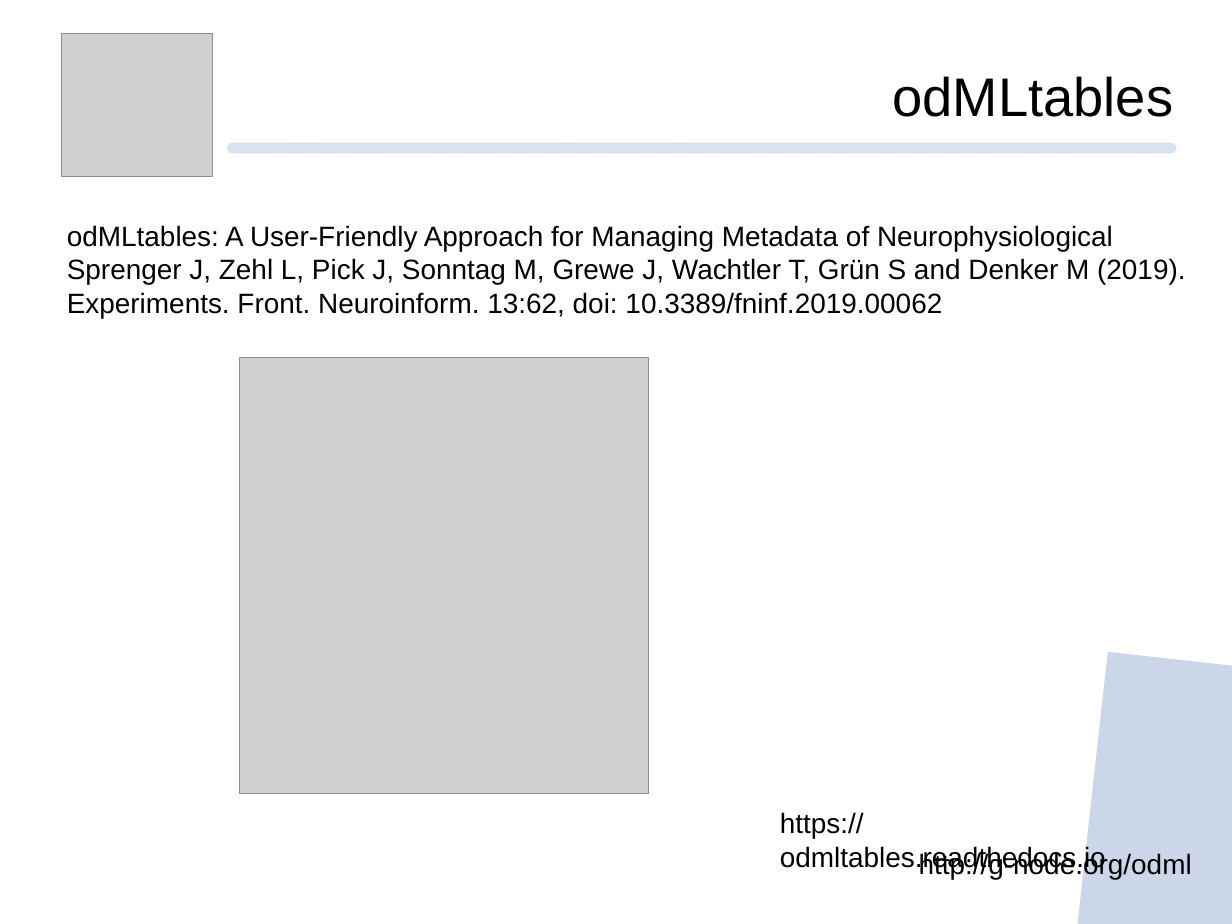
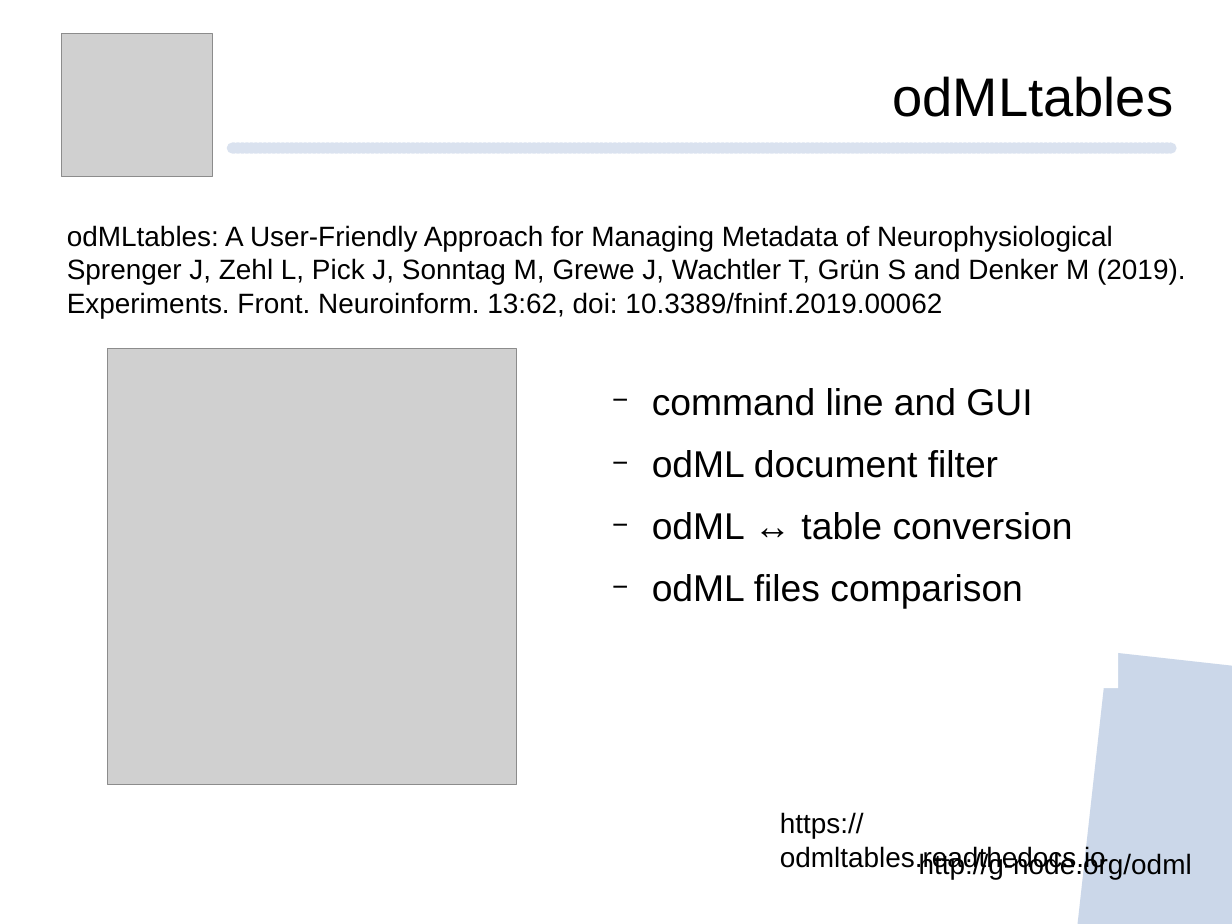
Before and after one commit to mpsonntag/prespost, a slide deck: slide 13 of 202009_BCCN_online/202009_BCCN_Online_conference.odp. Drawn at 1232x924 pixels with LibreOffice and Linux fonts; fonts in the diff are those of the drawing; grey boxes stand for pictures; background and template pictures are left out. Boxes give left, top, right and bottom in pixels: in the first picture for what was removed or moved away, otherwise in the second. Text is boxed around its words. In the diff, an @@ line names an element or a change of style, - is before the commit and + after.

```diff
--- a/202009_BCCN_online/202009_BCCN_Online_conference.odp
+++ b/202009_BCCN_online/202009_BCCN_Online_conference.odp
@@ picture: place and size @@
-picture at bbox=[239, 358, 648, 794]
+picture at bbox=[107, 349, 517, 785]
@@ text added at bbox=[652, 388, 1073, 609], 24 pt, text #000000 @@
+  − command line and GUI
+  − odML document filter
+  − odML ↔ table conversion
+  − odML files comparison
```
Also in this commit, not shown: 3 other slides changed, 1 slide added, 2 slides removed.
